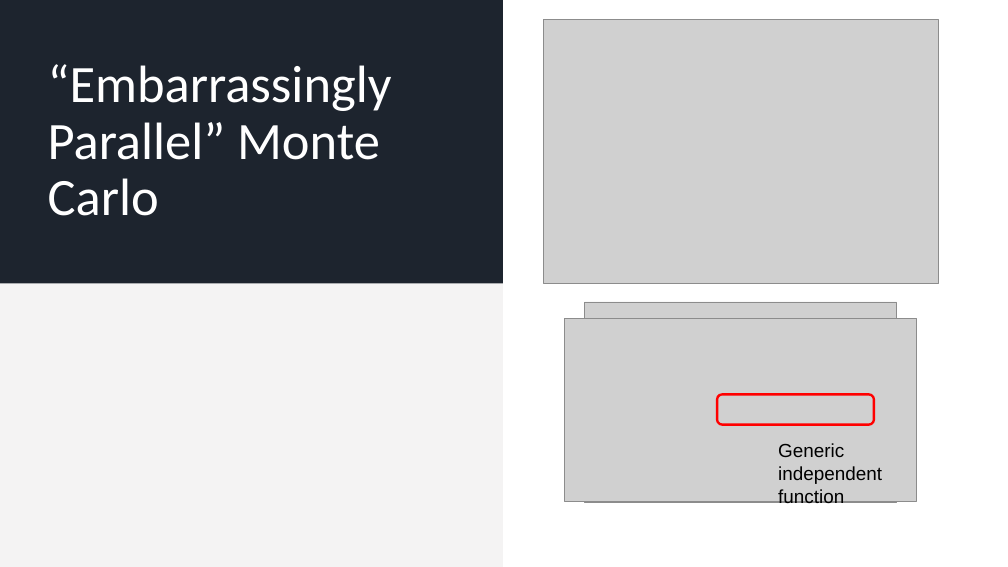
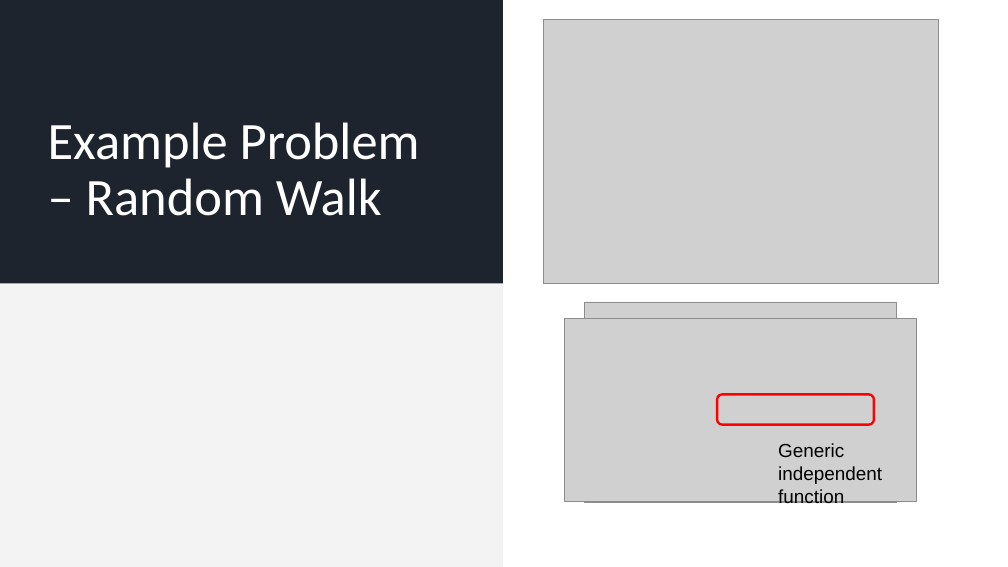
Before and after one commit to JamieMair/julia-for-research-with-hpc, a slide deck: slide 4 of Practical examples of accelerating numerical and ML research.pptx. Drawn at 1008x567 pixels with LibreOffice and Linux fonts; fonts in the diff are those of the drawing; grey boxes stand for pictures. Boxes give left, top, right and bottom in pixels: in the first picture for what was removed or moved away, otherwise in the second. Text is boxed around its words. In the diff, an @@ line names an element or a change of style, - is before the commit and + after.

```diff
--- a/Practical examples of accelerating numerical and ML research.pptx
+++ b/Practical examples of accelerating numerical and ML research.pptx
@@ title at bbox=[48, 122, 420, 216]: text changed @@
-“Embarrassingly Parallel” Monte Carlo
+Example Problem – Random Walk
```
Also in this commit, not shown: 9 other slides changed, 2 slides added, 1 slide removed, 2 other files.
